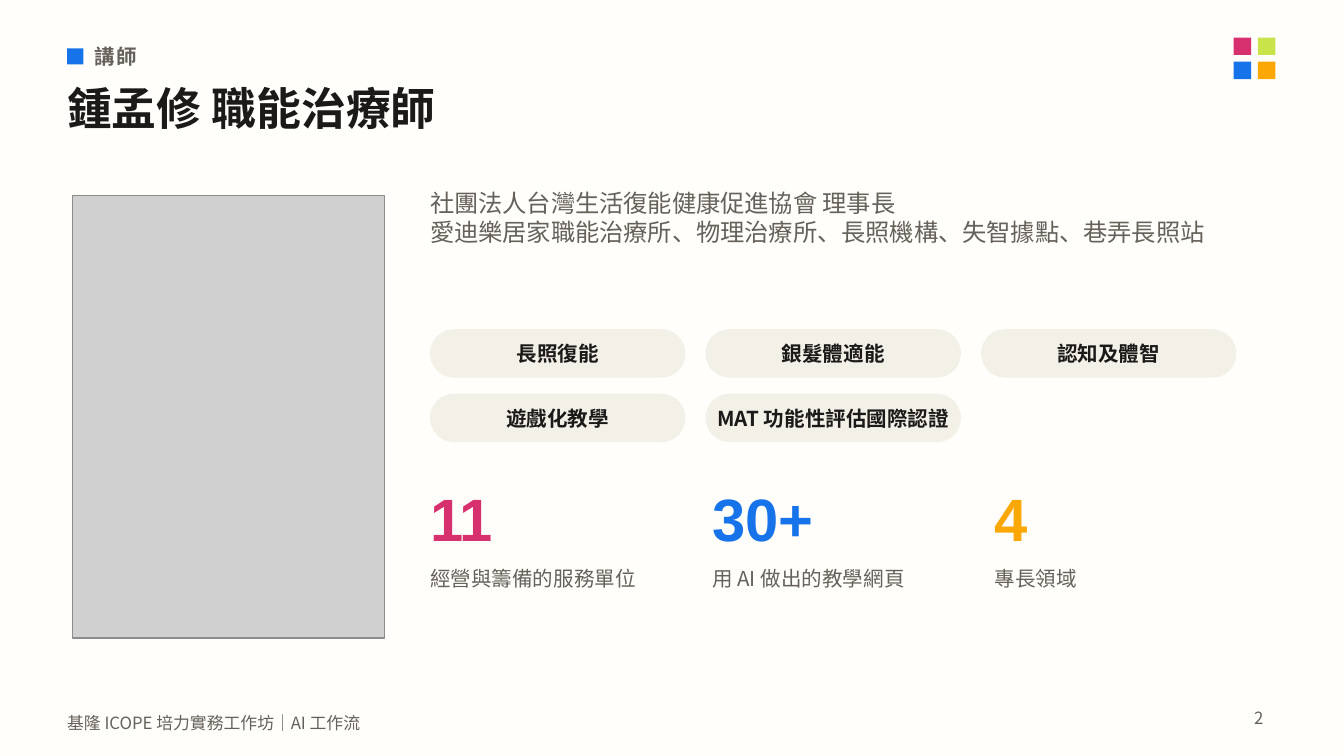
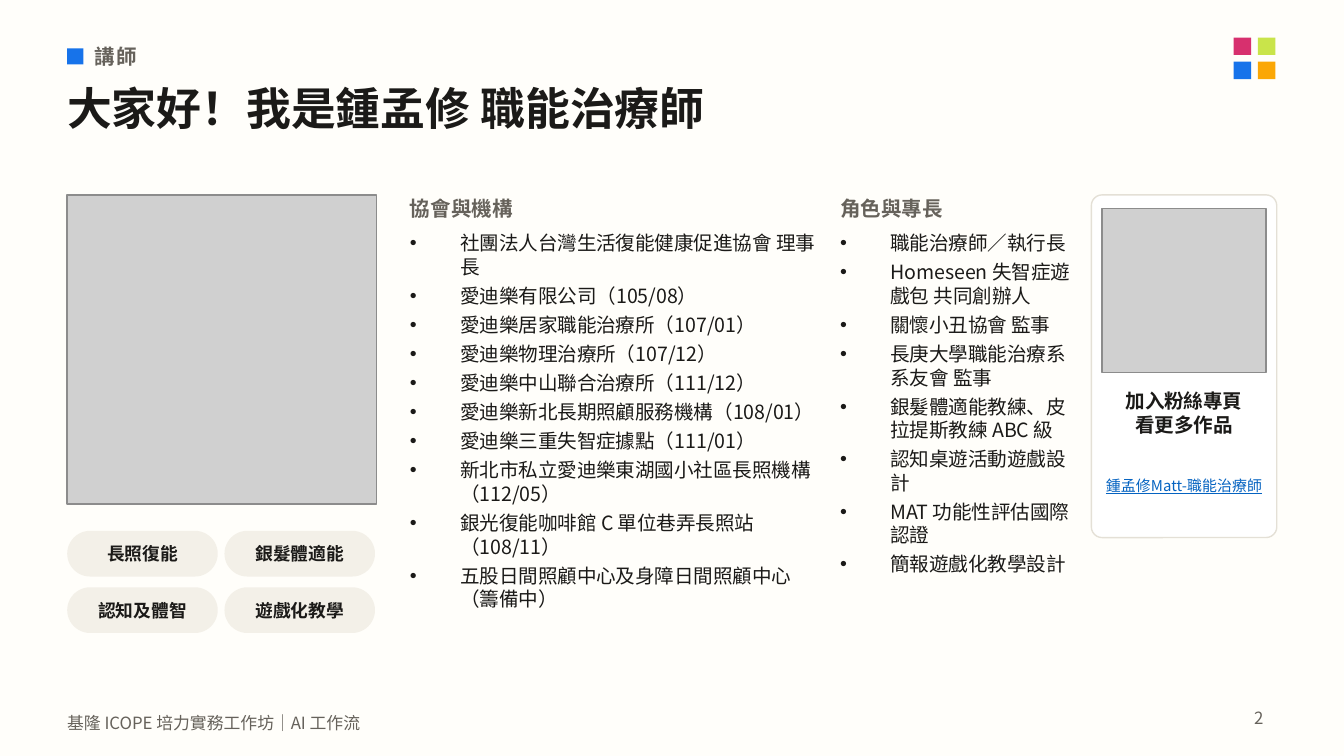
Before and after one commit to mattsue1003/keelung-icope-ai, a slide deck: slide 2 of 基隆ICOPE_AI工作坊_講義.pptx. Drawn at 1344x756 pixels with LibreOffice and Linux fonts; fonts in the diff are those of the drawing; grey boxes stand for pictures. Boxes give left, top, right and bottom in pixels: in the first picture for what was removed or moved away, otherwise in the second. Text is boxed around its words. In the diff, an @@ line names an element or a change of style, - is before the commit and + after.

```diff
--- a/基隆ICOPE_AI工作坊_講義.pptx
+++ b/基隆ICOPE_AI工作坊_講義.pptx
@@ text at (67, 86, 705, 129): text changed @@
-鍾孟修 職能治療師
+大家好！我是鍾孟修 職能治療師
@@ picture: place and size @@
-picture at (73, 195, 384, 637)
+picture at (67, 195, 376, 504)
@@ text added at (410, 198, 513, 218), 11 pt, text #66625B, bold @@
+協會與機構
@@ text removed at (430, 191, 1205, 243) @@
-社團法人台灣生活復能健康促進協會 理事長
-愛迪樂居家職能治療所、物理治療所、長照機構、失智據點、巷弄長照站
@@ text added at (840, 198, 943, 218), 11 pt, text #66625B, bold @@
+角色與專長
@@ rounded rectangle added at (1091, 195, 1277, 538), fill #FFFFFF, outline #E4E0D6 0.75 pt @@
@@ picture added at (1102, 208, 1266, 372) @@
@@ text added at (460, 233, 815, 608), 10.5 pt, text #1B1A18 @@
+• 社團法人台灣生活復能健康促進協會 理事長
+• 愛迪樂有限公司（105/08）
+• 愛迪樂居家職能治療所（107/01）
+• 愛迪樂物理治療所（107/12）
+• 愛迪樂中山聯合治療所（111/12）
+• 愛迪樂新北長期照顧服務機構（108/01）
+• 愛迪樂三重失智症據點（111/01）
+• 新北市私立愛迪樂東湖國小社區長照機構（112/05）
+• 銀光復能咖啡館 C 單位巷弄長照站（108/11）
+• 五股日間照顧中心及身障日間照顧中心（籌備中）
@@ text added at (890, 233, 1070, 573), 10.5 pt, text #1B1A18 @@
+• 職能治療師／執行長
+• Homeseen 失智症遊戲包 共同創辦人
+• 關懷小丑協會 監事
+• 長庚大學職能治療系系友會 監事
+• 銀髮體適能教練、皮拉提斯教練 ABC 級
+• 認知桌遊活動遊戲設計
+• MAT 功能性評估國際認證
+• 簡報遊戲化教學設計
@@ rounded rectangle removed at (430, 329, 685, 378) @@
@@ rounded rectangle removed at (706, 329, 961, 378) @@
@@ rounded rectangle removed at (981, 329, 1236, 378) @@
@@ rounded rectangle removed at (430, 394, 685, 442) @@
@@ rounded rectangle removed at (706, 394, 961, 442) @@
@@ text removed at (717, 408, 949, 428) @@
-MAT 功能性評估國際認證
@@ text at (1126, 391, 1243, 434): text changed; size 11 to 10.5 pt; text colour #66625B to #1B1A18; bold on @@
-用 AI 做出的教學網頁
+加入粉絲專頁
+看更多作品
@@ text at (1106, 478, 1262, 494): text changed; size 32 to 8 pt; font Arial to Noto Sans CJK TC; text colour #FBA705 to #0563C1; bold off @@
-4
+鍾孟修Matt-職能治療師
@@ text removed at (430, 500, 493, 541) @@
-11
@@ text removed at (712, 499, 813, 542) @@
-30+
@@ text "長照復能": place and size @@
-text "長照復能" at (516, 343, 598, 363)
+text "長照復能" at (107, 545, 178, 562)
@@ rounded rectangle added at (67, 531, 218, 577), fill #F3F0E8 @@
@@ text "銀髮體適能": place and size @@
-text "銀髮體適能" at (782, 341, 885, 367)
+text "銀髮體適能" at (256, 542, 344, 566)
@@ rounded rectangle added at (224, 531, 375, 577), fill #F3F0E8 @@
@@ text removed at (430, 569, 636, 588) @@
-經營與籌備的服務單位
@@ text removed at (995, 569, 1077, 588) @@
-專長領域
@@ text "認知及體智": place and size @@
-text "認知及體智" at (1057, 343, 1160, 363)
+text "認知及體智" at (98, 602, 186, 619)
@@ rounded rectangle added at (67, 587, 218, 633), fill #F3F0E8 @@
@@ size 11 to 9.5 pt in 4 elements at (107, 545, 178, 562), (256, 542, 344, 566), (98, 602, 186, 619), (256, 602, 344, 619) @@
@@ text "遊戲化教學": place and size @@
-text "遊戲化教學" at (506, 408, 609, 428)
+text "遊戲化教學" at (256, 602, 344, 619)
@@ rounded rectangle added at (224, 587, 375, 633), fill #F3F0E8 @@
```
Also in this commit, not shown: 7 other slides changed, 6 slides added, 20 other files.
